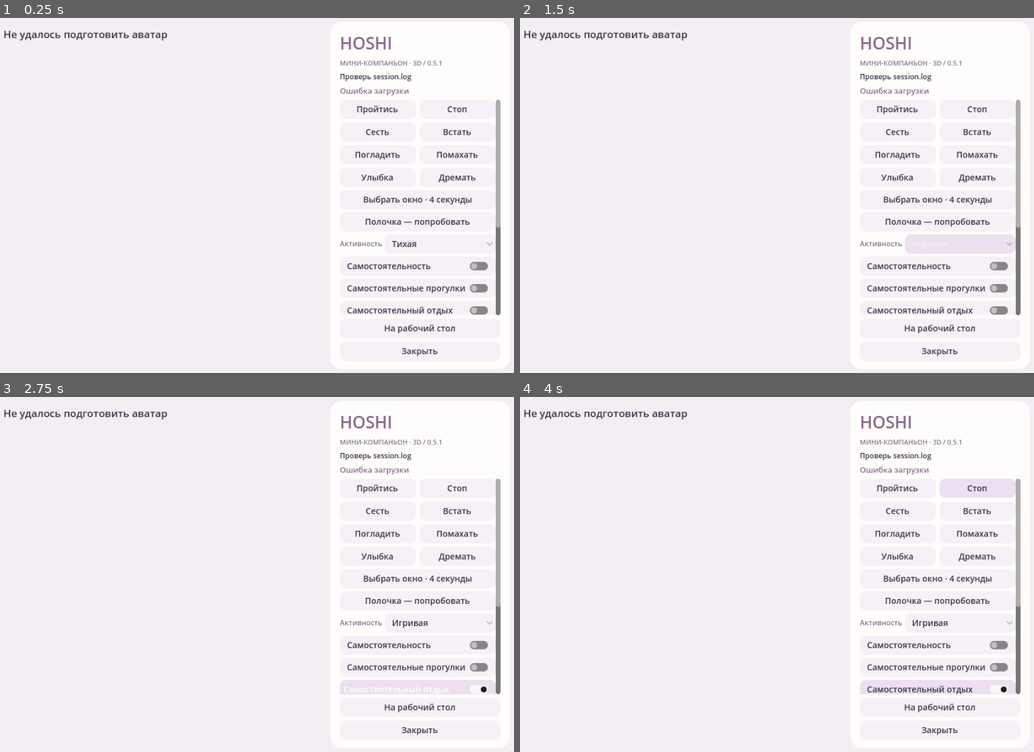
Above: before the commit, frames 1-4 (two rows, left to right).
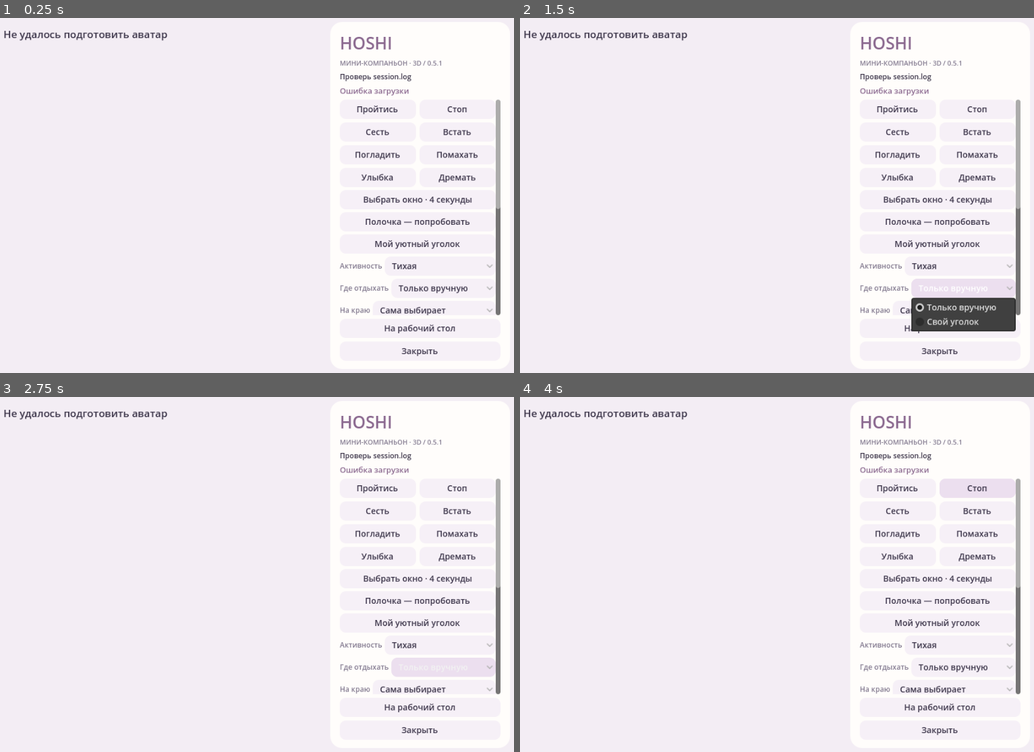
Above: after the commit, the same moments.

Repository: YaR00i/HoshiCompanion
Game: Godot game, scene res://scenes/main.tscn
Same seed, same stepped clock (60 frames per second), same inputs: the game is played once before the commit and once after it.
Inputs (mouse positions are in pixels of both pictures, inside the frame that each line leads up to):
- Up to frame 1 (0.25 s): no input
- Up to frame 2 (1.5 s): click (936, 245) at 0.5 s, where only the run after the commit has a clickable "Мой уютный уголок"; click (962, 287) at 1.25 s, where only the run after the commit has a clickable "Только вручную"
- Up to frame 3 (2.75 s): click (431, 688) at 2 s, where only the run after the commit has a clickable "Сама выбирает"
- Up to frame 4 (4 s): click "Пройтись" at 2.75 s; click "Стоп" at 3.5 s

The runs differ from the first frame. In frame 1, 1.3% of the frame differs, in the area x 66-98%, y 53-84%; in frame 2, 2.9%, in the area x 66-98%, y 53-89%; in frame 3, 1.3%; in frame 4, 1.4%.

Commit message:
Hoshi 0.6 foundation: cozy corner and selectable edge activities

Diff:
--- a/scripts/companion.gd
+++ b/scripts/companion.gd
@@ -372,6 +372,16 @@
 		return
 	if not _ready_to_run:
 		return
+	if action in [210, 211]:
+		state.place_mode = ["off", "cozy"][action - 210]
+		ui.refresh(state, playground.label(), walker.active())
+		_save_settings()
+		return
+	if action >= 300 and action <= 304:
+		state.edge_activity = ["auto", "calm", "swing", "lean", "peek"][action - 300]
+		ui.refresh(state, playground.label(), walker.active())
+		_save_settings()
+		return
 	if playground.handle_action(action):
 		ui.shelf_active = playground.active()
 		ui.refresh(state, playground.label(), walker.active())
@@ -467,6 +477,10 @@
 	state.rest_enabled = bool(_settings.get_value("behavior", "rest", true))
 	state.walk_enabled = bool(_settings.get_value("behavior", "walk", true))
 	state.autonomy_enabled = bool(_settings.get_value("behavior", "autonomy", true))
+	var place_mode: String = str(_settings.get_value("behavior", "place_mode", "off"))
+	state.place_mode = place_mode if place_mode in ["off", "cozy"] else "off"
+	var edge_activity: String = str(_settings.get_value("behavior", "edge_activity", "auto"))
+	state.edge_activity = edge_activity if edge_activity in ["auto", "calm", "swing", "lean", "peek"] else "auto"
 	var activity: String = str(_settings.get_value("behavior", "activity", "normal"))
 	state.activity = activity if activity in ["quiet", "normal", "playful"] else "normal"
 	frame_rate = 60 if int(_settings.get_value("render", "fps", 30)) == 60 else 30
@@ -486,6 +500,8 @@
 	_settings.set_value("behavior", "rest", state.rest_enabled)
 	_settings.set_value("behavior", "walk", state.walk_enabled)
 	_settings.set_value("behavior", "autonomy", state.autonomy_enabled)
+	_settings.set_value("behavior", "place_mode", state.place_mode)
+	_settings.set_value("behavior", "edge_activity", state.edge_activity)
 	_settings.set_value("behavior", "activity", state.activity)
 	_settings.set_value("behavior", "bubbles", ui.bubbles_enabled)
 	_settings.set_value("render", "fps", frame_rate)
--- a/scripts/companion_ui.gd
+++ b/scripts/companion_ui.gd
@@ -22,6 +22,8 @@
 var autonomy_check: CheckButton
 var walk_check: CheckButton
 var activity_pick: OptionButton
+var place_pick: OptionButton
+var edge_pick: OptionButton
 var _walk_available: bool = false
 var menu: PopupMenu
 var bubble: PanelContainer
@@ -145,6 +147,7 @@
 			33: stand_button = button
 	box.add_child(_button("Выбрать окно · 4 секунды", 42))
 	box.add_child(_button("Полочка — попробовать", 40))
+	box.add_child(_button("Мой уютный уголок", 43))
 	var activity_row: HBoxContainer = HBoxContainer.new()
 	activity_row.add_child(_label("Активность", 12, MUTED))
 	activity_pick = OptionButton.new()
@@ -154,6 +157,24 @@
 	activity_pick.item_selected.connect(_on_activity_selected)
 	activity_row.add_child(activity_pick)
 	box.add_child(activity_row)
+	var place_row := HBoxContainer.new()
+	place_row.add_child(_label("Где отдыхать", 12, MUTED))
+	place_pick = OptionButton.new()
+	place_pick.size_flags_horizontal = Control.SIZE_EXPAND_FILL
+	for title_value in ["Только вручную", "Свой уголок"]:
+		place_pick.add_item(title_value)
+	place_pick.item_selected.connect(func(index: int): action_requested.emit(210 + index))
+	place_row.add_child(place_pick)
+	box.add_child(place_row)
+	var edge_row := HBoxContainer.new()
+	edge_row.add_child(_label("На краю", 12, MUTED))
+	edge_pick = OptionButton.new()
+	edge_pick.size_flags_horizontal = Control.SIZE_EXPAND_FILL
+	for title_value in ["Сама выбирает", "Спокойно", "Ножками", "Откинуться", "Посмотреть вниз"]:
+		edge_pick.add_item(title_value)
+	edge_pick.item_selected.connect(func(index: int): action_requested.emit(300 + index))
+	edge_row.add_child(edge_pick)
+	box.add_child(edge_row)
 	autonomy_check = _check("Самостоятельность", 126)
 	rest_check = _check("Самостоятельный отдых", 127)
 	walk_check = _check("Самостоятельные прогулки", 125)
@@ -259,6 +280,8 @@
 	autonomy_check.set_pressed_no_signal(state.autonomy_enabled)
 	walk_check.set_pressed_no_signal(state.walk_enabled)
 	activity_pick.select(["quiet", "normal", "playful"].find(state.activity))
+	place_pick.select(["off", "cozy"].find(state.place_mode))
+	edge_pick.select(["auto", "calm", "swing", "lean", "peek"].find(state.edge_activity))
 	look_check.set_pressed_no_signal(state.look_enabled)
 	motion_check.set_pressed_no_signal(state.motion_enabled)
 	hair_check.set_pressed_no_signal(state.hair_enabled)
@@ -293,6 +316,7 @@
 	menu.add_item("Остановиться", 31)
 	menu.add_item("Выбрать окно под курсором · 4 с", 42)
 	menu.add_item("Полочка — попробовать", 40)
+	menu.add_item("Мой уютный уголок", 43)
 	menu.add_item("Вернуться на пол", 41)
 	menu.add_item("Сесть отдохнуть", 32)
 	menu.add_item("Встать", 33)
@@ -302,6 +326,8 @@
 	_submenu("Настроение", "MoodMenu", [["Спокойная", 20], ["Радостная", 21], ["Расслабленная", 22], ["Удивлённая", 23], ["Грустная", 24]])
 	menu.add_separator()
 	_submenu("Активность", "ActivityMenu", [["Тихая · без прогулок", 200], ["Обычная", 201], ["Игривая", 202]])
+	_submenu("Где отдыхать", "PlaceMenu", [["Только вручную", 210], ["Свой уголок", 211]])
+	_submenu("Занятие на краю", "EdgeMenu", [["Сама выбирает", 300], ["Спокойно", 301], ["Болтать ножками", 302], ["Откинуться назад", 303], ["Посмотреть вниз", 304]])
 	menu.add_check_item("Самостоятельность", 126)
 	menu.add_check_item("Самостоятельные прогулки", 125)
 	menu.add_check_item("Самостоятельный отдых", 127)
--- /dev/null
+++ b/scripts/cozy_decor.gd
@@ -0,0 +1,29 @@
+extends Control
+## Lightweight vector decoration inside the app-owned cozy window.
+const GOLD := Color("d9b779")
+const INK := Color("a18da8")
+
+func _ready() -> void:
+	mouse_filter = Control.MOUSE_FILTER_IGNORE
+	resized.connect(queue_redraw)
+
+func _draw() -> void:
+	var c := Vector2(183.0, 65.0)
+	draw_circle(c + Vector2(1, 8), 22, Color("e9d8c3"))
+	draw_circle(c + Vector2(16, 0), 13, Color("e9d8c3"))
+	draw_colored_polygon(PackedVector2Array([c + Vector2(5,-7), c + Vector2(7,-20), c + Vector2(16,-11)]), Color("e9d8c3"))
+	draw_colored_polygon(PackedVector2Array([c + Vector2(19,-11), c + Vector2(28,-20), c + Vector2(29,-1)]), Color("e9d8c3"))
+	draw_arc(c + Vector2(13,-2), 3, 0.2, PI - 0.2, 12, INK, 1.3, true)
+	draw_arc(c + Vector2(22,-2), 3, 0.2, PI - 0.2, 12, INK, 1.3, true)
+	draw_arc(c + Vector2(-8,10), 12, 0.1, PI * 1.6, 25, Color("c7aa8c"), 3.5, true)
+	for pair in [[Vector2(20,20), 5.0], [Vector2(219,24), 4.0], [Vector2(407,59), 5.0], [Vector2(383,92), 3.0]]:
+		_star(pair[0], pair[1])
+	draw_circle(Vector2(42,96), 2, GOLD)
+	draw_circle(Vector2(421,92), 2, GOLD)
+
+func _star(center: Vector2, radius: float) -> void:
+	var points := PackedVector2Array()
+	for i in range(8):
+		var angle: float = -PI / 2.0 + i * PI / 4.0
+		points.append(center + Vector2(cos(angle), sin(angle)) * (radius if i % 2 == 0 else radius * 0.33))
+	draw_colored_polygon(points, GOLD)
--- /dev/null
+++ b/scripts/cozy_window.gd
@@ -0,0 +1,61 @@
+extends "res://scripts/shelf_window.gd"
+## Compact app-owned resting place. It never reads external application pixels.
+signal activity_requested(action: int)
+
+func _ready() -> void:
+	title = "Уютный уголок Хоши"
+	min_size = Vector2i(460, 170)
+	size = min_size
+	borderless = true
+	unresizable = true
+	unfocusable = true
+	always_on_top = true
+	transparent = true
+	transparent_bg = true
+	transient = false
+	var panel := Panel.new()
+	panel.set_anchors_and_offsets_preset(Control.PRESET_FULL_RECT)
+	panel.offset_left = 8
+	panel.offset_top = 8
+	panel.offset_right = -8
+	panel.offset_bottom = -8
+	var style := StyleBoxFlat.new()
+	style.bg_color = Color("fff4e8")
+	style.border_color = Color("bea7ca")
+	style.set_border_width_all(2)
+	style.border_width_top = 5
+	style.set_corner_radius_all(16)
+	panel.add_theme_stylebox_override("panel", style)
+	add_child(panel)
+	var decor: Control = load("res://scripts/cozy_decor.gd").new()
+	decor.set_anchors_and_offsets_preset(Control.PRESET_FULL_RECT)
+	panel.add_child(decor)
+	panel.mouse_default_cursor_shape = Control.CURSOR_MOVE
+	panel.gui_input.connect(_drag_input)
+	var caption := _label("HOSHI  /  свой уголок", 11, Color("987da4"))
+	caption.position = Vector2(22, 20)
+	panel.add_child(caption)
+	var heading := _label("Побуду рядом", 19, Color("675477"))
+	heading.position = Vector2(22, 40)
+	panel.add_child(heading)
+	support_label = _label("Устраиваюсь поудобнее", 11, Color("99899f"))
+	support_label.position = Vector2(22, 78)
+	support_label.size.x = 172
+	support_label.clip_text = true
+	panel.add_child(support_label)
+	var row := HBoxContainer.new()
+	row.position = Vector2(18, 112)
+	row.add_theme_constant_override("separation", 8)
+	panel.add_child(row)
+	_add_button(row, "Ножками", func(): activity_requested.emit(302))
+	_add_button(row, "Откинуться", func(): activity_requested.emit(303))
+	_add_button(row, "На пол", func(): leave_requested.emit())
+	var close := Button.new()
+	close.text = "×"
+	close.position = Vector2(410, 14)
+	close.size = Vector2(25, 26)
+	close.pressed.connect(func(): close_requested.emit())
+	panel.add_child(close)
+
+func outer_rect() -> Rect2i:
+	return Rect2i(position + Vector2i(8, 8), size - Vector2i(16, 16))
--- a/scripts/shelf_playground.gd
+++ b/scripts/shelf_playground.gd
@@ -1,6 +1,8 @@
 extends RefCounted
 ## Explicit opt-in playground. Owns only its own Window; no OS window discovery.
 const Shelf = preload("res://scripts/shelf_window.gd")
+const Cozy = preload("res://scripts/cozy_window.gd")
+var cozy_mode: bool = false
 const External = preload("res://scripts/external_window.gd")
 var external = External.new()
 var external_mode: bool = false
@@ -25,8 +27,8 @@
 func active() -> bool:
 	return phase != "off"
 
-func show_demo() -> bool:
-	if external_mode:
+func show_demo(use_cozy: bool = false) -> bool:
+	if external_mode or (is_instance_valid(shelf) and cozy_mode != use_cozy):
 		release_for_mode_change()
 	if app.host.headless or not app.stage.is_loaded or not app.stage.edge_pose.available:
 		return false
@@ -37,6 +39,7 @@
 		return false
 	if phase in ["preparing", "boarding", "attached"] and _shelf_usable():
 		return true
+	cozy_mode = use_cozy
 	if not is_instance_valid(shelf):
 		_create_shelf()
 	shelf.mode = Window.MODE_WINDOWED
@@ -52,18 +55,22 @@
 	return true
 
 func _create_shelf() -> void:
-	shelf = Shelf.new()
+	shelf = Cozy.new() if cozy_mode else Shelf.new()
 	shelf.name = "HoshiShelf"
 	shelf.visible = false
-	shelf.size = Vector2i(600, 285)
+	shelf.size = Vector2i(460, 170) if cozy_mode else Vector2i(600, 285)
 	shelf.theme = app.ui.theme
 	app.add_child(shelf)
 	shelf.close_requested.connect(close_shelf)
-	shelf.sit_requested.connect(show_demo)
+	shelf.sit_requested.connect(show_demo.bind(cozy_mode))
+	if cozy_mode:
+		shelf.activity_requested.connect(app._on_action)
 	shelf.leave_requested.connect(return_home)
 	shelf.preview_requested.connect(app._switch_mode.bind(true))
 	var area: Rect2i = app.host.walking_area()
 	shelf.position = area.position + Vector2i((area.size.x - shelf.size.x) / 2, int(area.size.y * 0.54))
+	if cozy_mode:
+		shelf.position = Vector2i(clampi(app.host.window.position.x - 180, area.position.x + 12, maxi(area.position.x + 12, area.end.x - shelf.size.x - 48)), area.end.y - maxi(250, int(app.host.body_pixels * 0.55 + 76.0)))
 
 func before_tick(delta: float) -> void:
 	if phase == "selection_start":
@@ -229,6 +236,9 @@
 		shelf = null
 
 func handle_action(action: int) -> bool:
+	if action == 43:
+		show_demo(true)
+		return true
 	if action == 42:
 		select_window()
 		return true
@@ -262,6 +272,10 @@
 	return false
 
 func label() -> String:
+	if phase == "attached" and not app.state.dozing:
+		var activity: String = app.stage.edge_life.label()
+		if not activity.is_empty():
+			return activity
 	if phase in ["selection_start", "selecting"]:
 		return "Наведи на окно: %d с · ПКМ → На пол — отмена" % maxi(0, int(ceil(external.seconds_left)))
 	if external_mode and phase == "attached":
--- /dev/null
+++ b/tests/test_cozy.gd
@@ -0,0 +1,54 @@
+extends "res://tests/test_shelf.gd"
+## Native app-owned cozy-window acceptance. No external application capture.
+
+func _run() -> void:
+	output = "res://.workspace/screenshots/cozy_06"
+	if DisplayServer.get_name() != "Windows":
+		print("HOSHI_COZY_RESULT checks=0 failures=0 native_windows=false")
+		quit(0)
+		return
+	app = load("res://scenes/main.tscn").instantiate()
+	root.add_child(app)
+	for i in range(20):
+		await process_frame
+		if app._ready_to_run: break
+	_check(app._ready_to_run, "real avatar loads for cozy corner")
+	if not app._ready_to_run:
+		quit(1)
+		return
+	app.set_process(false)
+	app.state.autonomy_enabled = false
+	app.ui.bubbles_enabled = false
+	app.state.edge_activity = "calm"
+	var accepted: bool = app.playground.show_demo(true)
+	await process_frame
+	await process_frame
+	_advance(130)
+	_check(accepted and app.playground.phase == "attached", "cozy corner docks avatar")
+	var cozy = app.playground.shelf
+	_check(app.playground.cozy_mode and is_instance_valid(cozy), "cozy support owns a distinct window")
+	_check(cozy.borderless and cozy.transparent_bg and cozy.size == Vector2i(460, 170), "cozy window uses compact transparent frame")
+	_check(app.playground.last_support_error < 1.1, "cozy seat contact stays within one pixel")
+	await _capture("01_calm")
+	app._on_action(302)
+	_advance(120)
+	_check(app.state.edge_activity == "swing" and float(app.stage.edge_life.weights["swing"]) > 0.9, "cozy button selects dangling legs")
+	await _capture("02_swing")
+	app._on_action(303)
+	_advance(120)
+	_check(app.state.edge_activity == "lean" and float(app.stage.edge_life.weights["lean"]) > 0.9, "cozy button selects lean-back pose")
+	await _capture("03_lean")
+	var before: Vector2i = root.position
+	cozy.position += Vector2i(60, 10)
+	await process_frame
+	_advance(3)
+	_check((Vector2(root.position - before) - Vector2(60, 10)).length() < 1.5, "avatar follows cozy corner movement")
+	app.playground.close_shelf()
+	await process_frame
+	_advance(190)
+	_check(not app.playground.active() and app.host.is_grounded(), "closing cozy corner returns avatar safely")
+	app._switch_mode(true)
+	app.queue_free()
+	await process_frame
+	print("HOSHI_COZY_RESULT checks=", checks, " failures=", failures, " native_windows=true")
+	quit(0 if failures == 0 else 1)
Not shown, changed: tools/dev.py
